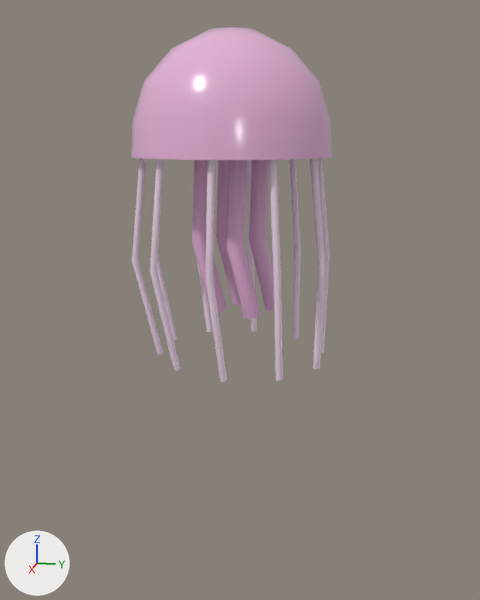
The glTF model assets/shared/costumes/costume_jelly.glb: old version first, new version second.
One viewpoint serves both versions: a camera (50 mm lens) standing at (2.272, 0.482, 1.566) and looking at (-0.016, 0.024, 0.994). The axes (+X, +Y, +Z) are drawn at lower left. The lights are the same throughout. The first picture is the older version.

Objects in the first picture: 'bell', 'oral0', 'oral1', 'oral2', 'oral3', 'tent0', 'tent1', 'tent2', 'tent3', 'tent4', 'tent8', 'tent9' and 3 more.
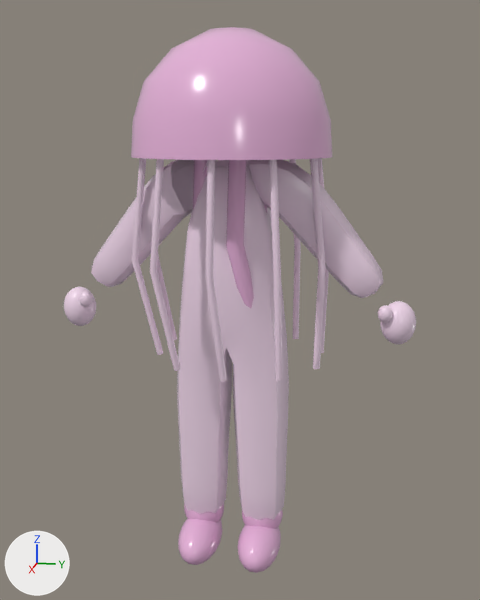
The change, as a diff of the scene's bpy script:
```diff
--- a/assets/shared/costumes/costume_jelly.glb.py
+++ b/assets/shared/costumes/costume_jelly.glb.py
@@ ob_thumbmr @@
+ob_thumbmr = bpy.data.objects.new('thumbmR', me_thumbmr)  # a UV sphere (12 segments, 8 rings, poles along z) spanning x 0.033..0.083, y -0.5605..-0.5105, z 0.9584..1.0184
+ob_thumbmr.location = (0.0, 0.0, 0.0)
@@ ob_thumbml @@
+ob_thumbml = bpy.data.objects.new('thumbmL', me_thumbml)  # a UV sphere (12 segments, 8 rings, poles along z) spanning x 0.033..0.083, y 0.5105..0.5605, z 0.9584..1.0184
+ob_thumbml.location = (0.0, 0.0, 0.0)
@@ ob_suit @@
+ob_suit = bpy.data.objects.new('suit', me_suit)  # 368 vertices, 710 faces; spans x -0.138..0.138, y -0.526..0.526, z 0.115..1.516
+ob_suit.location = (0.0, 0.0, 0.0)
@@ ob_mittr @@
+ob_mittr = bpy.data.objects.new('mittR', me_mittr)  # a UV sphere (18 segments, 12 rings, poles along z) spanning x -0.047..0.071, y -0.642..-0.522, z 0.873..1.023
+ob_mittr.location = (0.0, 0.0, 0.0)
@@ ob_mittl @@
+ob_mittl = bpy.data.objects.new('mittL', me_mittl)  # a UV sphere (18 segments, 12 rings, poles along z) spanning x -0.047..0.071, y 0.522..0.642, z 0.873..1.023
+ob_mittl.location = (0.0, 0.0, 0.0)
@@ ob_bootr @@
+ob_bootr = bpy.data.objects.new('bootR', me_bootr)  # a UV sphere (18 segments, 12 rings, poles along z) spanning x -0.088..0.208, y -0.195..-0.035, z -0.01..0.15
+ob_bootr.location = (0.0, 0.0, 0.0)
@@ ob_bootl @@
+ob_bootl = bpy.data.objects.new('bootL', me_bootl)  # a UV sphere (18 segments, 12 rings, poles along z) spanning x -0.088..0.208, y 0.035..0.195, z -0.01..0.15
+ob_bootl.location = (0.0, 0.0, 0.0)
@@ ob_ankler @@
+ob_ankler = bpy.data.objects.new('ankleR', me_ankler)  # a UV sphere (16 segments, 10 rings, poles along z) spanning x -0.08..0.08, y -0.195..-0.035, z 0.07..0.25
+ob_ankler.location = (0.0, 0.0, 0.0)
@@ ob_anklel @@
+ob_anklel = bpy.data.objects.new('ankleL', me_anklel)  # a UV sphere (16 segments, 10 rings, poles along z) spanning x -0.08..0.08, y 0.035..0.195, z 0.07..0.25
+ob_anklel.location = (0.0, 0.0, 0.0)
```

Changed parts and their boxes (x1, y1, x2, y2) in the pictures (480 x 600 px):
'suit', added: after (91, 160, 383, 520)
'bootL', added (pink): after (237, 525, 281, 573)
'bootR', added (pink): after (178, 519, 223, 565)
'mittL', added: after (380, 301, 416, 344)
'mittR', added: after (64, 287, 96, 326)
'ankleL', added: after (242, 510, 283, 529)
'ankleR', added: after (184, 504, 224, 522)
'thumbmL', added: after (378, 305, 393, 323)
'thumbmR', added: after (79, 291, 93, 307)
'oral1', unchanged, covered by the edit: before (249, 160, 274, 310); after (264, 205, 267, 213)
'oral3', unchanged, covered by the edit: before (192, 160, 226, 313); after (193, 160, 207, 209)
'oral2', unchanged, covered by the edit: before (216, 160, 241, 305)
